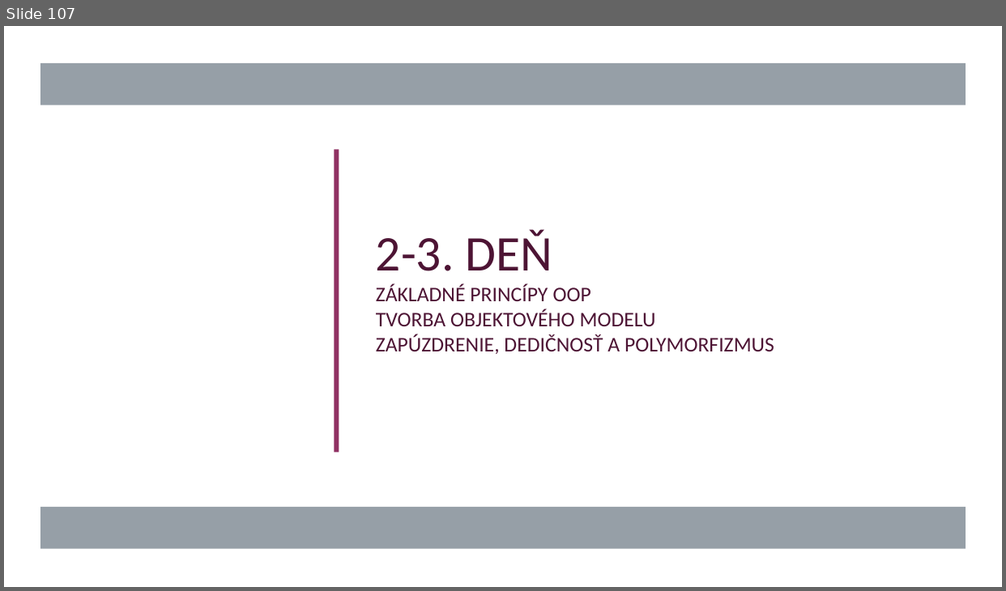
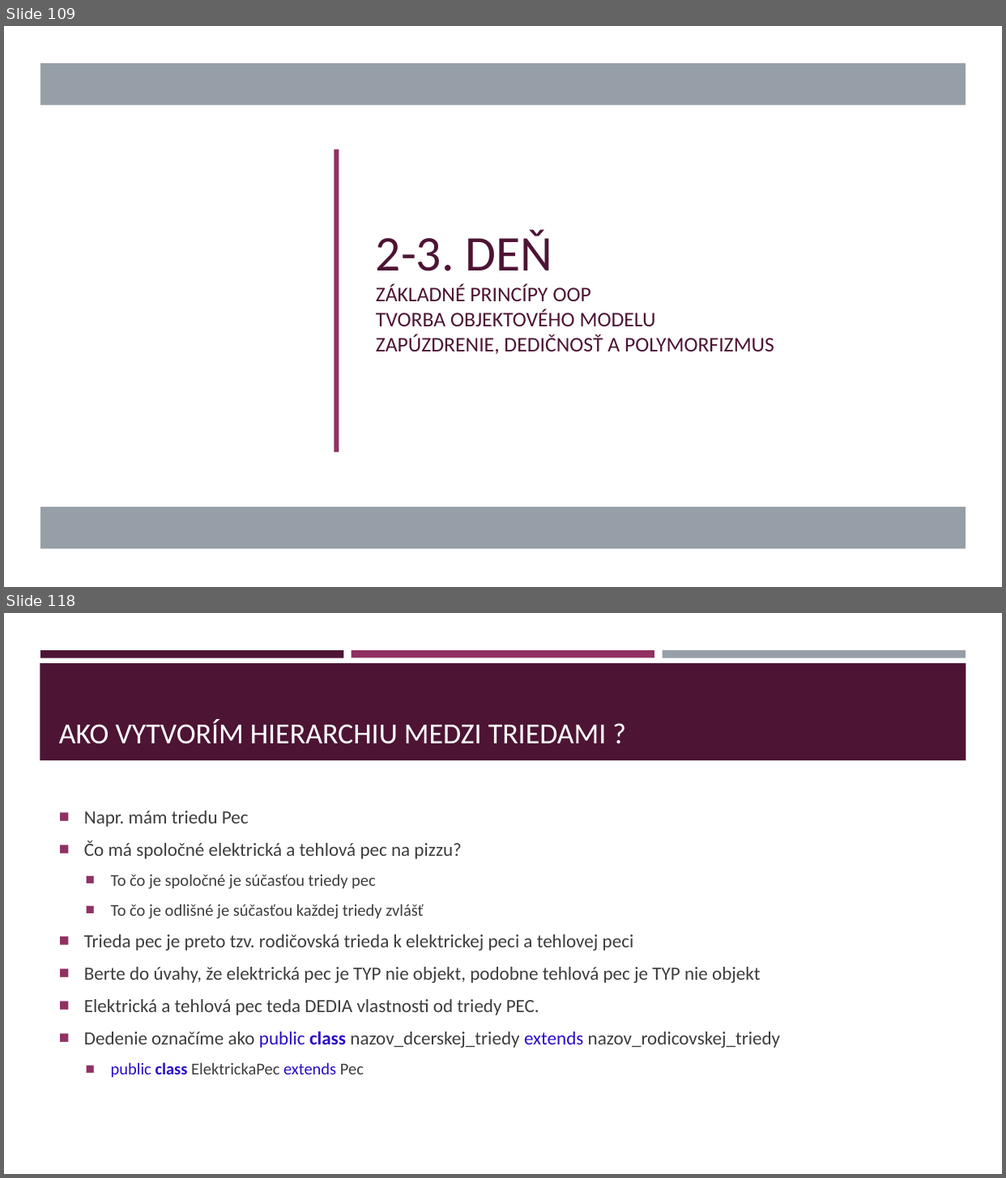
Before and after one commit to gasparv/java-class-basics, a slide deck: JavaZaklady-skolenie.pptx. Shown one above the other, each under a label of ours: slide 107 before the commit, slides 109 and 118 after it; the slides between them are not shown. The pictures are 1006x591 and 1006x1178 pixels, drawn with LibreOffice and Linux fonts; fonts in the diff are those of the drawing. Boxes give left, top, right and bottom in pixels: in the first picture for what was removed or moved away, otherwise in the second. Text is boxed around its words. In the diff, an @@ line names an element or a change of style, - is before the commit and + after.

```diff
--- a/JavaZaklady-skolenie.pptx
+++ b/JavaZaklady-skolenie.pptx
@@ slide 118 added at [4, 613, 1002, 1174], background #FFFFFF @@
@@ rectangle added at [40, 650, 344, 658], fill #4D1434 @@
@@ rectangle added at [351, 650, 654, 658], fill #903163 @@
@@ rectangle added at [662, 650, 965, 658], fill #969FA7 @@
@@ rectangle added at [40, 663, 966, 760], fill #4D1434 @@
@@ title added at [59, 719, 607, 744], 28 pt, text #FFFFFF @@
+AKO VYTVORÍM HIERARCHIU MEDZI TRIEDAMI ?
@@ text added at [84, 811, 780, 1078], 18 pt, text #3D3D3D @@
+■ Napr. mám triedu Pec
+■ Čo má spoločné elektrická a tehlová pec na pizzu?
+  ■ To čo je spoločné je súčasťou triedy pec
+  ■ To čo je odlišné je súčasťou každej triedy zvlášť
+■ Trieda pec je preto tzv. rodičovská trieda k elektrickej peci a tehlovej peci
+■ Berte do úvahy, že elektrická pec je TYP nie objekt, podobne tehlová pec je TYP nie objekt
+■ Elektrická a tehlová pec teda DEDIA vlastnosti od triedy PEC.
+■ Dedenie označíme ako public class nazov_dcerskej_triedy extends nazov_rodicovskej_triedy
+  ■ public class ElektrickaPec extends Pec
@@ what was slide 107 is now slide 109 @@
```
Also in this commit, not shown: 8 slides changed, 10 other slides added.
